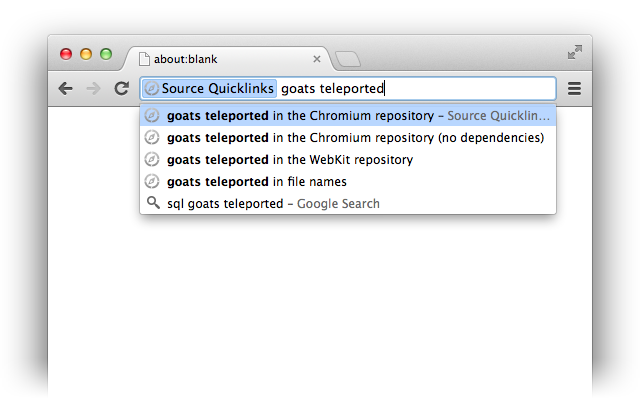
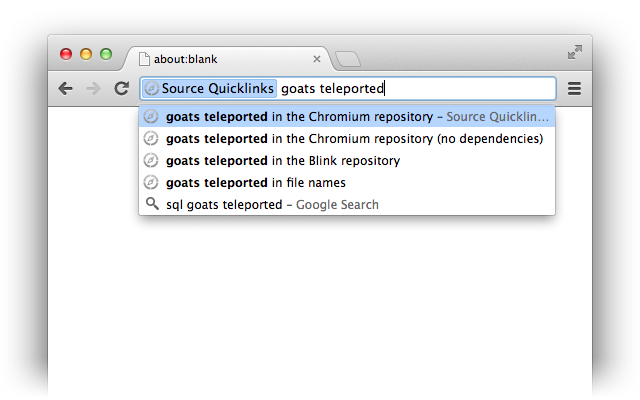
Before/after of a w=640, h=400 layered artwork. What changed in the layer stack:
added layer "Layer 1" above "Layer 0" over [131, 103, 564, 229]
